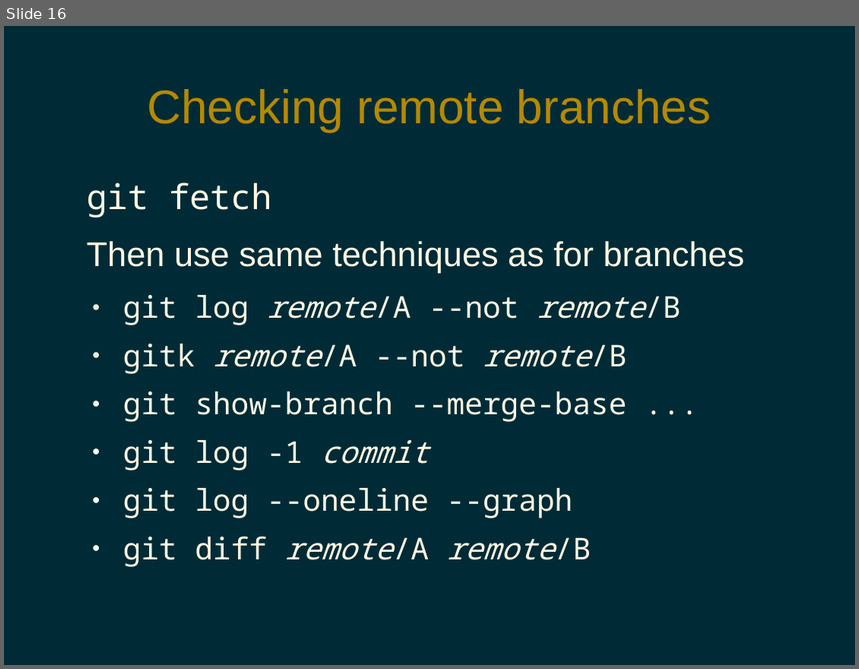
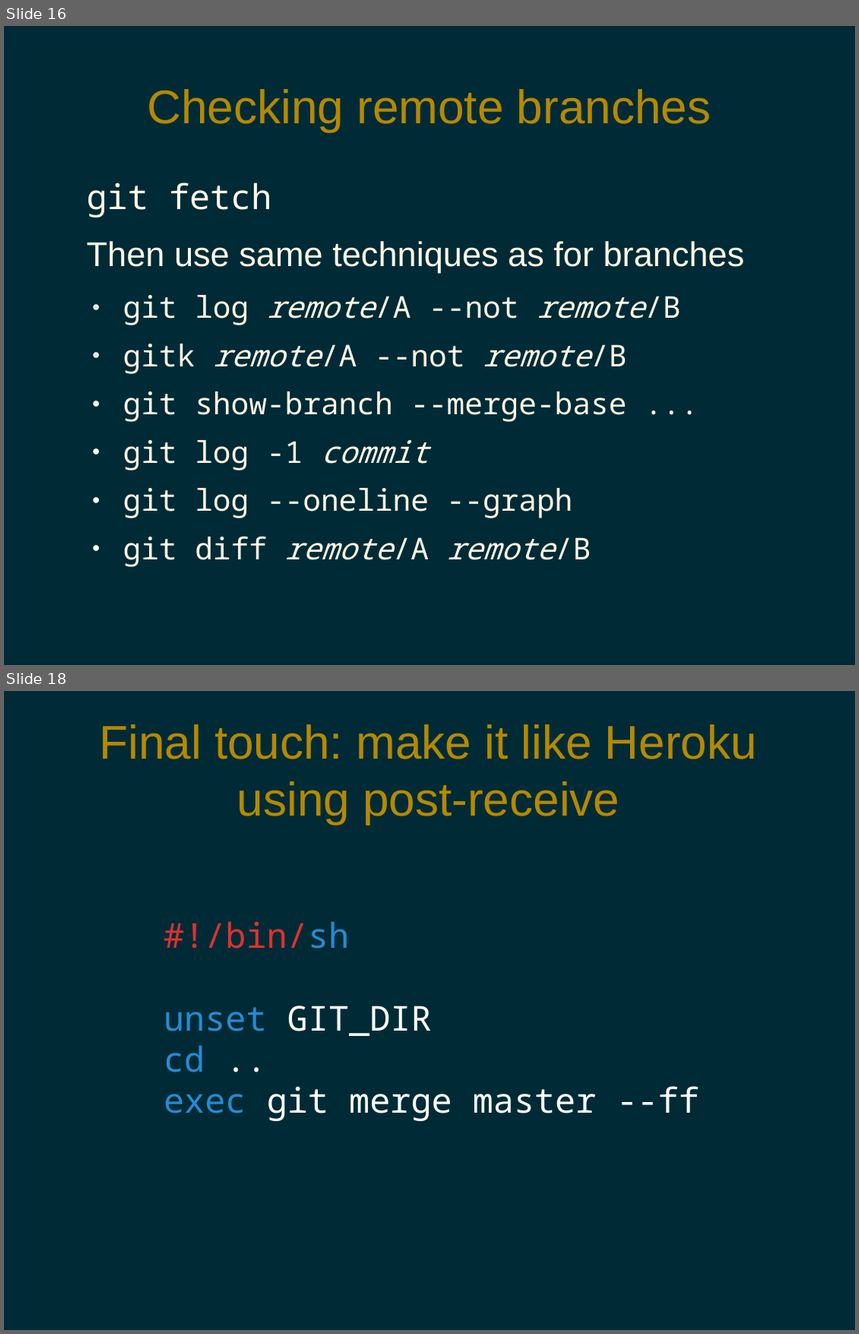
Before and after one commit to pdg137/gitpres, a slide deck: advanced.odp. Shown one above the other, each under a label of ours: slide 16 before the commit, slides 16 and 18 after it; the slides between them are not shown. The pictures are 859x669 and 859x1334 pixels, drawn with LibreOffice and Linux fonts; fonts in the diff are those of the drawing. Boxes give left, top, right and bottom in pixels: in the first picture for what was removed or moved away, otherwise in the second. Text is boxed around its words. In the diff, an @@ line names an element or a change of style, - is before the commit and + after.

Commit message:
removed aliases, added post-recieve

```diff
--- a/advanced.odp
+++ b/advanced.odp
@@ slide 18 added at bbox=[4, 691, 855, 1330], background #002B36 @@
@@ title added at bbox=[99, 724, 757, 824], 44 pt, text #B58900 @@
+Final touch: make it like Heroku
+using post-receive
@@ text added at bbox=[164, 921, 699, 1121], 32 pt, text #FFFFFF @@
+#!/bin/sh
+unset GIT_DIR
+cd ..
+exec git merge master --ff
```
Also in this commit, not shown: 4 slides changed, 3 slides removed.
